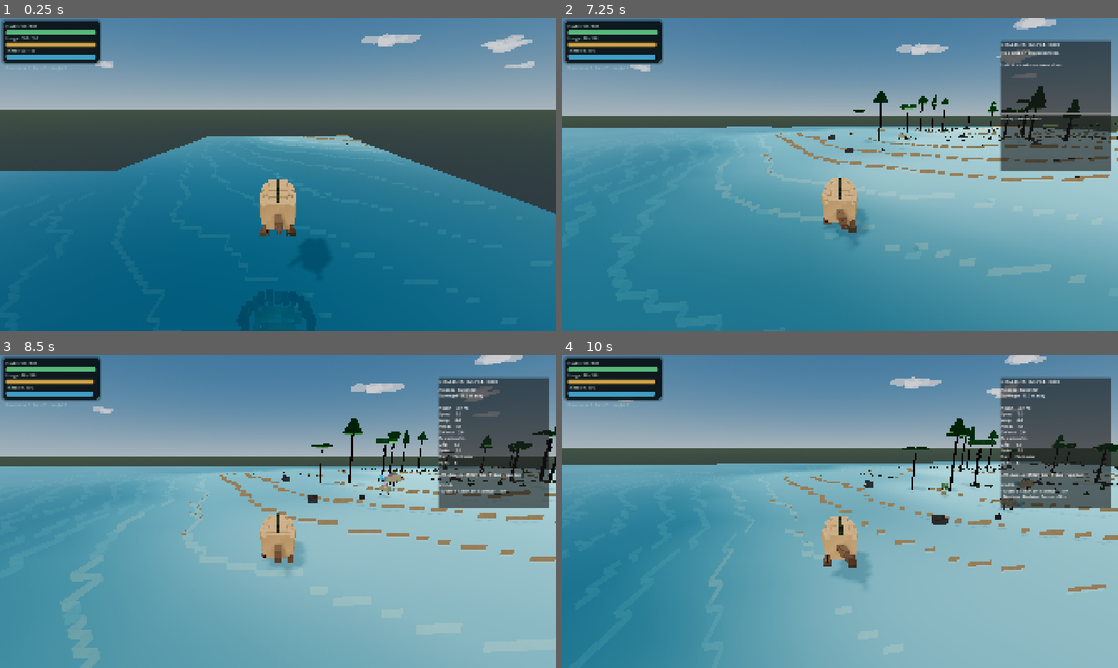
Above: before the commit, frames 1-4 (two rows, left to right).
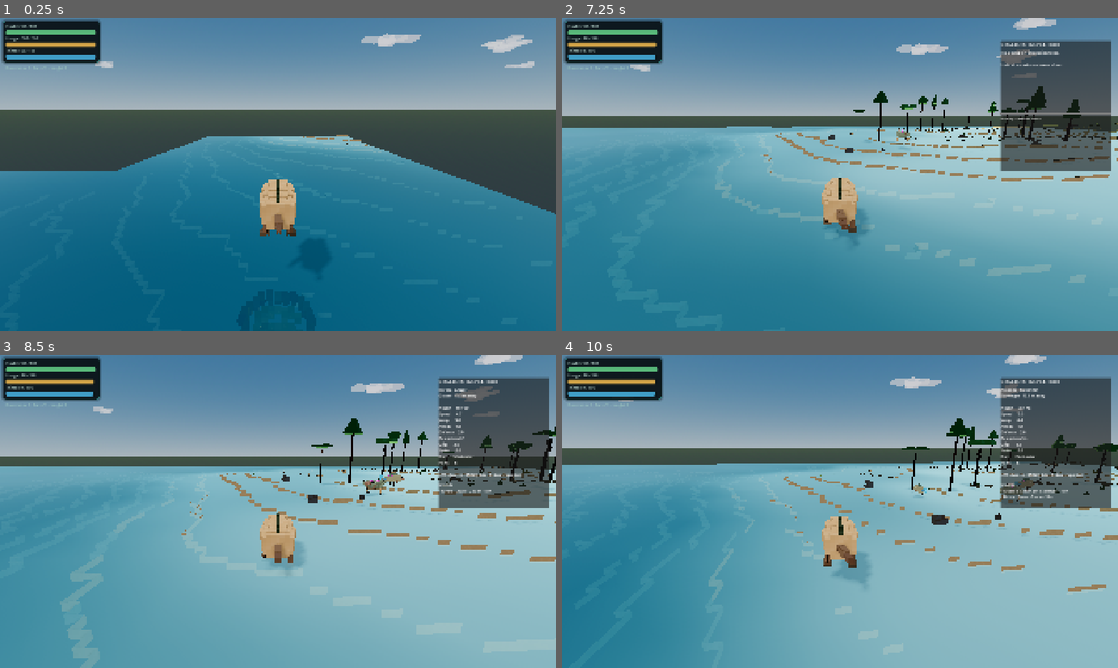
Above: after the commit, the same moments.

Repository: MajorDragonfly/voxelverse
Game: Godot game, scene res://main/main.tscn
The game is run twice, just before and just after one commit, with the same random seed, the same clock (stepped at 60 frames per second) and the same inputs.
Inputs (mouse positions are in pixels of both pictures, inside the frame that each line leads up to):
- Up to frame 1 (0.25 s): no input
- Up to frame 2 (7.25 s): tap Enter at 0.5 s; move the mouse to (867, 174) at 0.52 s; hold W (move_forward) 0.53-5.78 s; right-click (867, 174) at 0.6 s; click (867, 174) at 0.67 s; tap Space (jump) at 0.77, 1.52, 3.02, 3.77, 4.52, 6.02, 6.77 s; move the mouse to (812, 174) at 1.27 s; tap E (inspection_mode) at 1.35 s; move the mouse to (851, 168) at 2.02 s; click (851, 168) at 2.1 s; move the mouse to (834, 180) at 2.77 s; tap L at 2.85 s; click (834, 180) at 2.92 s; move the mouse to (878, 177) at 3.52 s; tap R at 3.6 s; move the mouse to (795, 171) at 4.27 s; tap Tab at 4.35 s; move the mouse to (845, 174) at 5.02 s; tap Delete at 5.1 s; click (845, 174) at 5.17 s; move the mouse to (817, 168) at 5.77 s; hold D (move_right) 5.78-6.53 s; tap Q at 5.85 s; move the mouse to (867, 174) at 6.52 s; hold W (move_forward) from 6.53 s (still down); tap X at 6.6 s
- Up to frame 3 (8.5 s): keep holding W (move_forward); move the mouse to (250, 511) at 7.27 s; tap M at 7.35 s; click (250, 511) at 7.42 s; tap Space (jump) at 7.52 s; move the mouse to (289, 505) at 8.02 s; tap Y at 8.1 s
- Up to frame 4 (10 s): move the mouse to (834, 517) at 8.77 s; release W (move_forward) at 8.78 s; hold A (move_left) 8.78-9.53 s; tap Shift at 8.85 s; tap Space (jump) at 9.02, 9.77 s; move the mouse to (878, 514) at 9.52 s; hold W (move_forward) from 9.53 s (still down); hold Ctrl from 9.53 s (still down); click (878, 514) at 9.67 s

The runs differ from the first frame. In frame 2, less than 0.1% of the frame differs, in the area x 60-63%, y 35-41%; in frame 3, 0.4%, in the area x 65-91%, y 10-46%; in frame 4, 0.4%.
Error before the commit: Parse Error: The function signature doesn't match the parent. Parent signature is "_get_runtime_world_seed(Node = <default>) -> int". (res://world/simulation/r…

Commit message:
Avoid ecology world-seed helper override collision

Diff:
--- a/world/simulation/region_background_simulation_v7.gd
+++ b/world/simulation/region_background_simulation_v7.gd
@@ -152,7 +152,7 @@
 		_region_states[coordinates] = existing
 		return
 	var generator: Node = _get_world_generator()
-	var world_seed: int = _get_runtime_world_seed(generator)
+	var world_seed: int = _get_simulation_world_seed(generator)
 	var random := RandomNumberGenerator.new()
 	random.seed = (
 		world_seed
@@ -326,7 +326,7 @@
 	return get_node_or_null("/root/WorldGenerator")
 
 
-func _get_runtime_world_seed(generator: Node = null) -> int:
+func _get_simulation_world_seed(generator: Node = null) -> int:
 	var source: Node = generator if generator != null else _get_world_generator()
 	if source != null and source.has_method("get_world_seed"):
 		return int(source.call("get_world_seed"))
